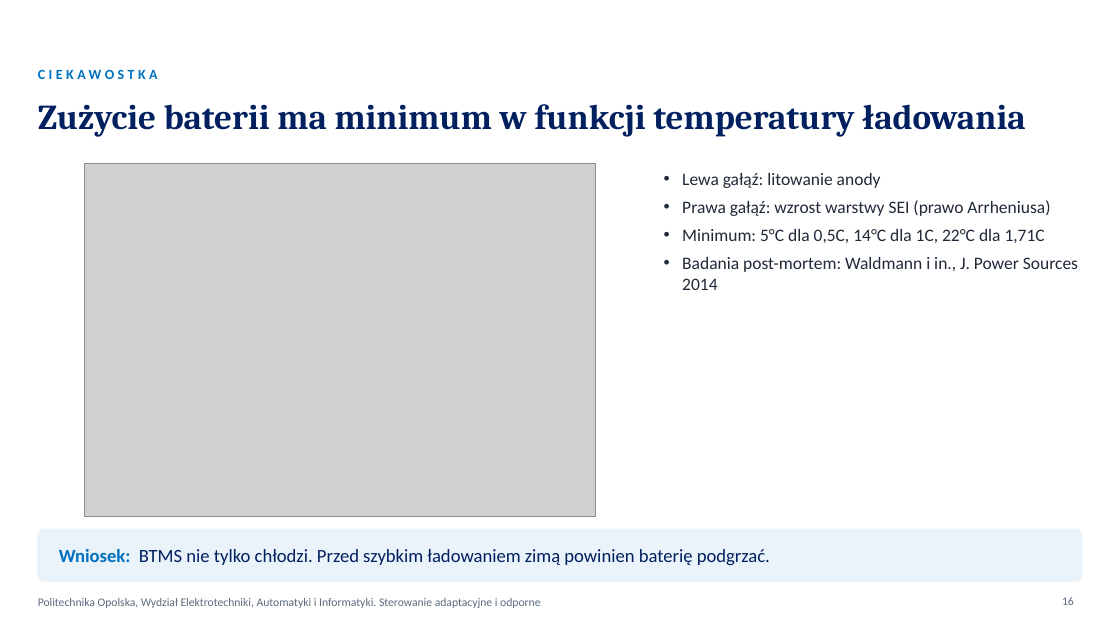
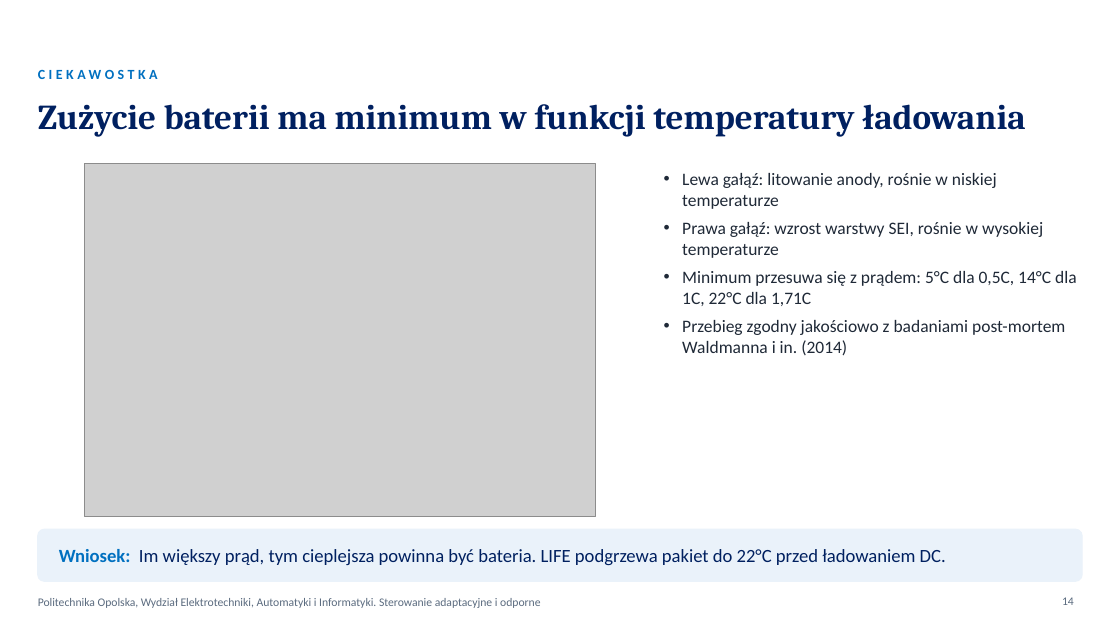
Before and after one commit to KarolFabianek/Adaptive-and-robust-control, a slide deck: slide 14 of Prezentacja/BTMS_WYKLAD_FABIANEK_FORTUNA.pptx (slide 16 before the commit). Drawn at 1120x630 pixels with LibreOffice and Linux fonts; fonts in the diff are those of the drawing; grey boxes stand for pictures; background and template pictures are left out. Boxes give left, top, right and bottom in pixels: in the first picture for what was removed or moved away, otherwise in the second. Text is boxed around its words. In the diff, an @@ line names an element or a change of style, - is before the commit and + after.

Commit message:
Jeden wykład na 45 minut z teorią i wynikami projektu
- jedna prezentacja (46 slajdów) zamiast osobnego wykładu i projektu
- nowe slajdy teoretyczne: model 1RC i CC-CV, czynniki przyspieszenia
  starzenia, obserwator temperatury rdzenia, metoda RLS, pętla SOH
- jeden skrypt SKRYPT_WYKLADU.md z podziałem na osoby, przebiegiem
  wykładu i miejscami czterech pokazów w MATLAB-ie

```diff
--- a/Prezentacja/BTMS_WYKLAD_FABIANEK_FORTUNA.pptx
+++ b/Prezentacja/BTMS_WYKLAD_FABIANEK_FORTUNA.pptx
@@ text at [682,173,1077,356]: text changed @@
-• Lewa gałąź: litowanie anody
-• Prawa gałąź: wzrost warstwy SEI (prawo Arrheniusa)
-• Minimum: 5°C dla 0,5C, 14°C dla 1C, 22°C dla 1,71C
-• Badania post-mortem: Waldmann i in., J. Power Sources 2014
+• Lewa gałąź: litowanie anody, rośnie w niskiej temperaturze
+• Prawa gałąź: wzrost warstwy SEI, rośnie w wysokiej temperaturze
+• Minimum przesuwa się z prądem: 5°C dla 0,5C, 14°C dla 1C, 22°C dla 1,71C
+• Przebieg zgodny jakościowo z badaniami post-mortem Waldmanna i in. (2014)
@@ text at [59,549,946,566]: text changed @@
-Wniosek: BTMS nie tylko chłodzi. Przed szybkim ładowaniem zimą powinien baterię podgrzać.
+Wniosek: Im większy prąd, tym cieplejsza powinna być bateria. LIFE podgrzewa pakiet do 22°C przed ładowaniem DC.
@@ page number at [1062,597,1074,605]: text changed @@
-16
+14
```
Also in this commit, not shown: 8 other slides changed, 24 slides added, 5 slides removed, 7 other files.
